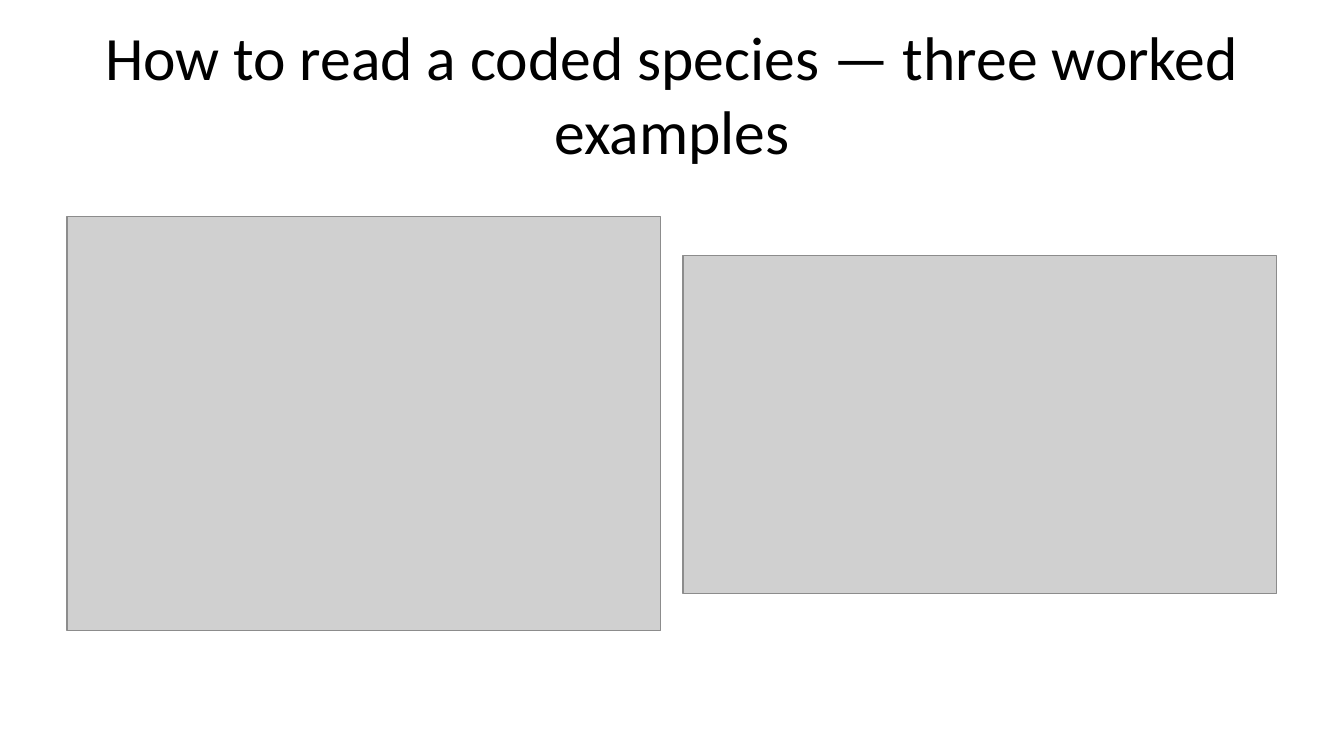
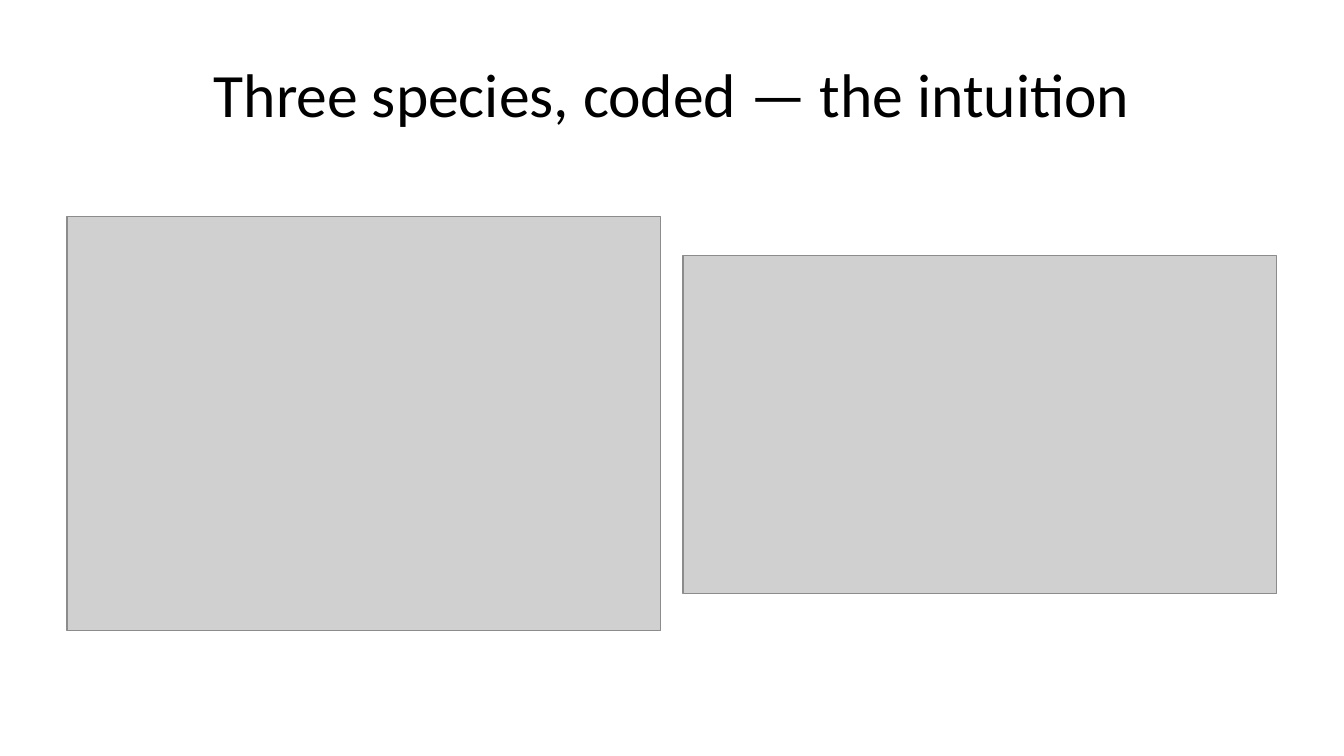
Before and after one commit to michaelalfaro/eeb187-demos, a slide deck: slide 8 of slides/demo7-intro-slides.pptx (slide 7 before the commit). Drawn at 1344x756 pixels with LibreOffice and Linux fonts; fonts in the diff are those of the drawing; grey boxes stand for pictures. Boxes give left, top, right and bottom in pixels: in the first picture for what was removed or moved away, otherwise in the second. Text is boxed around its words. In the diff, an @@ line names an element or a change of style, - is before the commit and + after.

```diff
--- a/slides/demo7-intro-slides.pptx
+++ b/slides/demo7-intro-slides.pptx
@@ title at (x1=214, y1=74, x2=1129, y2=127): text changed @@
-How to read a coded species — three worked examples
+Three species, coded — the intuition
```
Also in this commit, not shown: 3 other slides changed, 6 slides added, 1 slide removed, 19 other files.
